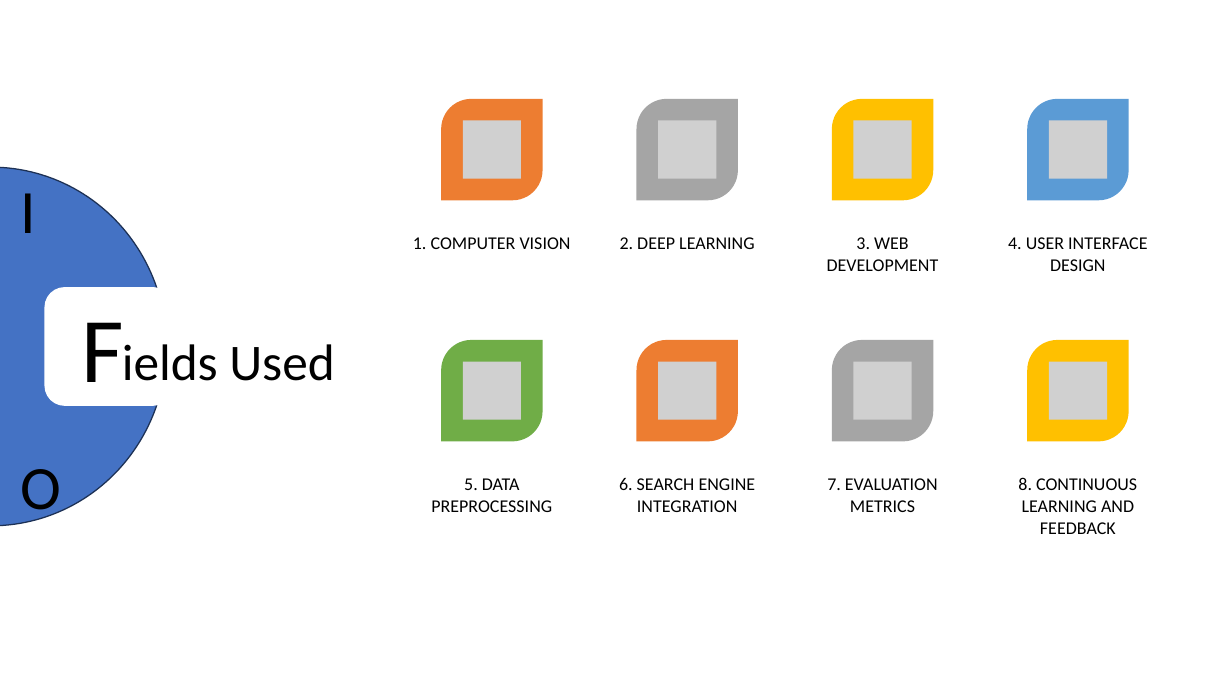
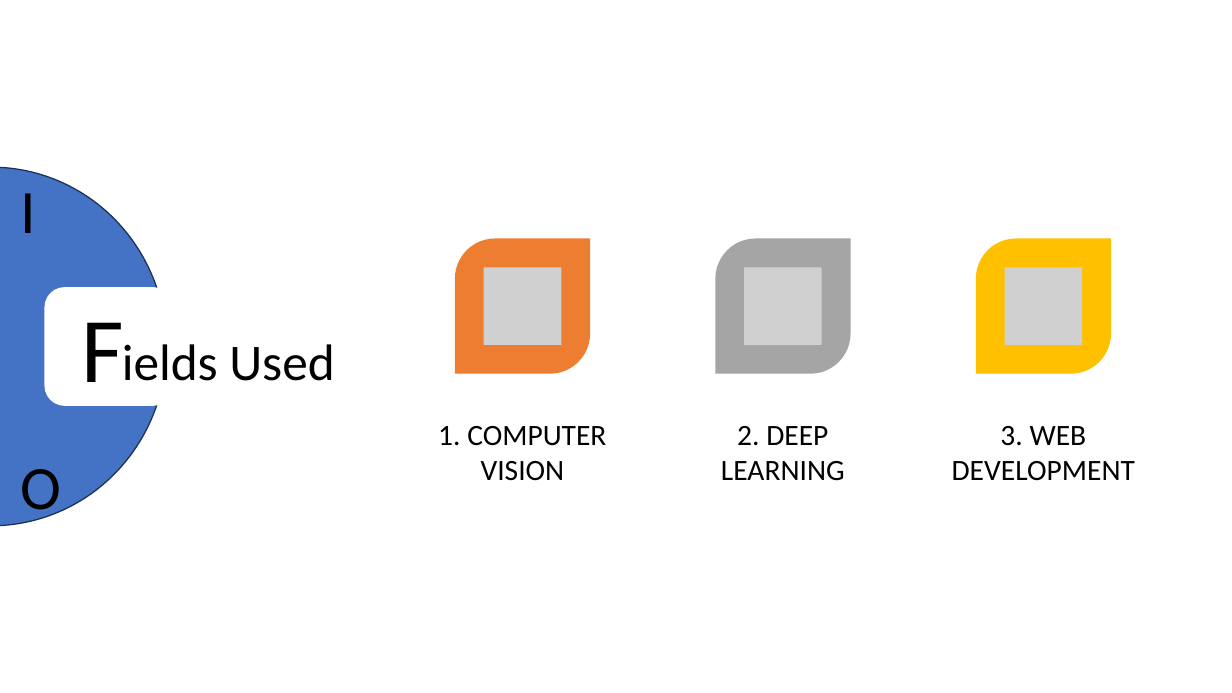
Before and after one commit to sr1sai/IDP, a slide deck: slide 3 of Visual Product Search.pptx. Drawn at 1232x693 pixels with LibreOffice and Linux fonts; fonts in the diff are those of the drawing; grey boxes stand for pictures. Boxes give left, top, right and bottom in pixels: in the first picture for what was removed or moved away, otherwise in the second. Text is boxed around its words. In the diff, an @@ line names an element or a change of style, - is before the commit and + after.

```diff
--- a/Visual Product Search.pptx
+++ b/Visual Product Search.pptx
@@ round diag rect added at (x1=455, y1=238, x2=590, y2=373), fill #ED7D31 @@
@@ round diag rect resized from (x1=832, y1=340, x2=933, y2=442) to (x1=715, y1=238, x2=850, y2=373) @@
@@ round diag rect resized from (x1=1028, y1=340, x2=1129, y2=442) to (x1=976, y1=238, x2=1111, y2=373) @@
@@ picture added at (x1=484, y1=267, x2=562, y2=345) @@
@@ picture resized from (x1=658, y1=120, x2=716, y2=178) to (x1=744, y1=267, x2=822, y2=345) @@
@@ picture resized from (x1=854, y1=120, x2=912, y2=178) to (x1=1005, y1=267, x2=1082, y2=345) @@
@@ text "1. COMPUTER VISION" moved from (x1=413, y1=237, x2=571, y2=249) to (x1=438, y1=426, x2=606, y2=481) @@
@@ text "2. DEEP LEARNING" moved from (x1=620, y1=237, x2=754, y2=249) to (x1=721, y1=426, x2=845, y2=481) @@
@@ size 14 to 23 pt; more space between paragraphs in 3 elements at (x1=438, y1=426, x2=606, y2=481), (x1=721, y1=426, x2=845, y2=481), (x1=952, y1=426, x2=1135, y2=481) @@
@@ text "3. WEB DEVELOPMENT" moved from (x1=827, y1=237, x2=939, y2=271) to (x1=952, y1=426, x2=1135, y2=481) @@
@@ group removed at (x1=431, y1=99, x2=1147, y2=534): 6 round diag rects, 6 pictures, 5 texts @@
-4. USER INTERFACE DESIGN
-5. DATA PREPROCESSING
-6. SEARCH ENGINE INTEGRATION
-7. EVALUATION METRICS
-8. CONTINUOUS LEARNING AND FEEDBACK
```
Also in this commit, not shown: 3 other slides changed, 1 slide added, 1 slide removed, 6 other files.
